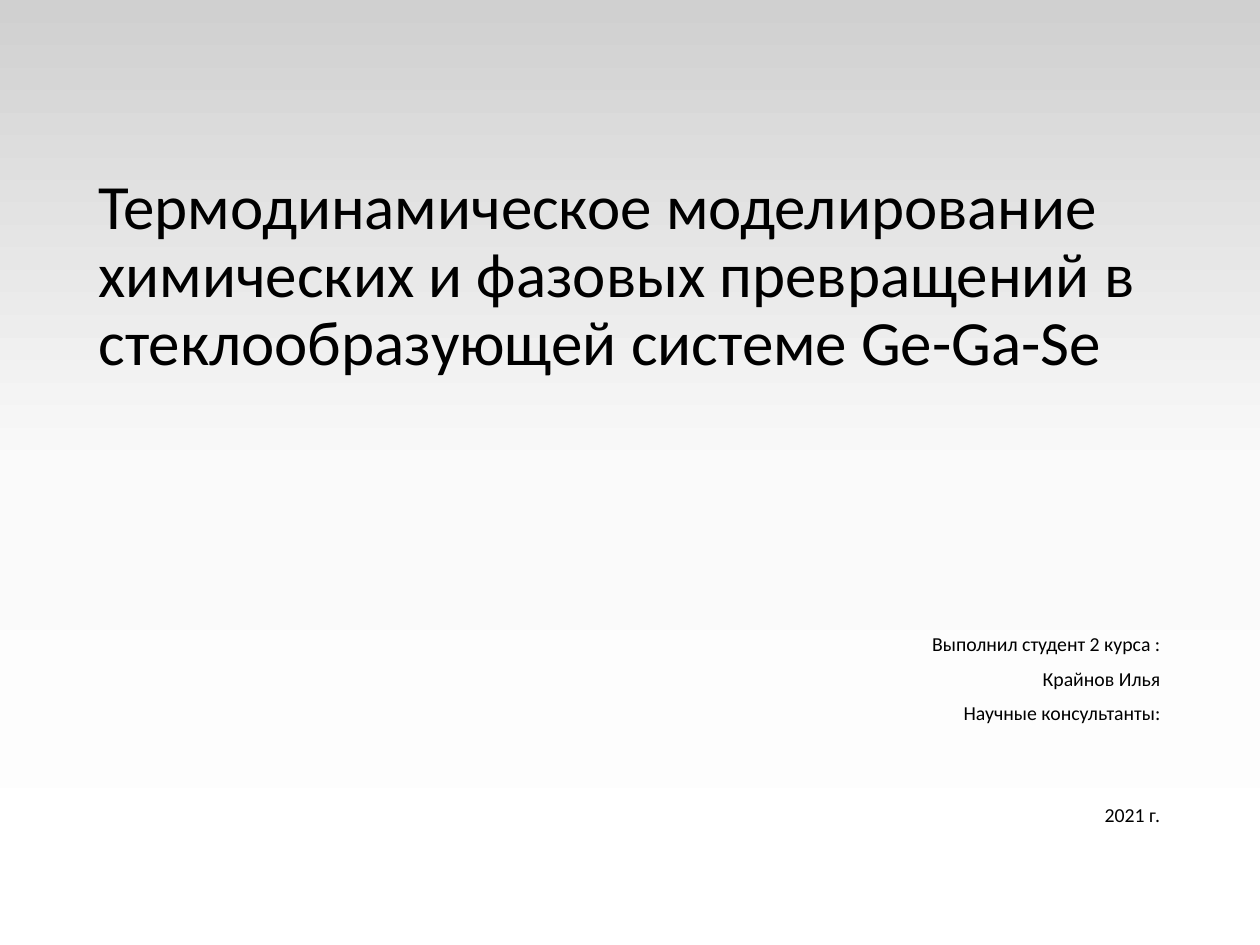
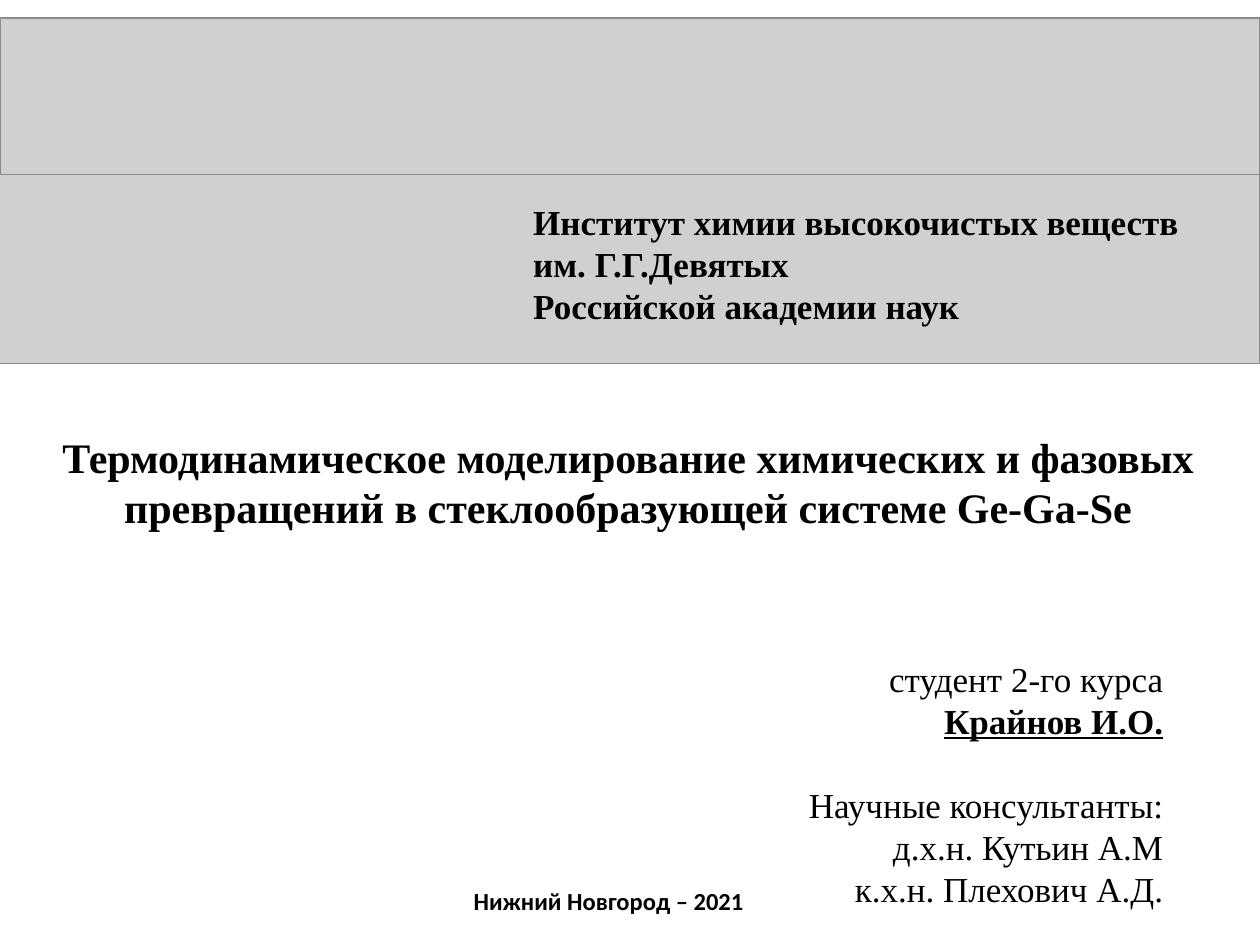
Before and after one commit to EnglishBeach/glass, a slide deck: slide 1 of Презентация.pptx. Drawn at 1260x945 pixels with LibreOffice and Linux fonts; fonts in the diff are those of the drawing; grey boxes stand for pictures. Boxes give left, top, right and bottom in pixels: in the first picture for what was removed or moved away, otherwise in the second. Text is boxed around its words. In the diff, an @@ line names an element or a change of style, - is before the commit and + after.

```diff
--- a/Презентация.pptx
+++ b/Презентация.pptx
@@ background gradient #FFFFFF to #FBFBFB to #D1D1D1 to #FFFFFF @@
@@ picture added at (0,18,1260,194) @@
@@ picture added at (0,175,1260,364) @@
@@ text added at (533,212,1179,327), 20 pt, text #000000, bold @@
+Институт химии высокочистых веществ
+им. Г.Г.Девятых
+Российской академии наук
@@ text "Термодинамическое моделирование химических и фазовых ...": place and size @@
-text "Термодинамическое моделирование химических и фазовых ..." at (99,188,1134,376)
+text "Термодинамическое моделирование химических и фазовых ..." at (62,444,1194,532)
@@ text "Термодинамическое моделирование химических и фазовых ..." at (62,444,1194,532): size 36 to 24 pt, font Calibri to Times New Roman, bold on; alignment left to centre; line spacing 0.9 to 1; vertical alignment bottom to middle @@
@@ text removed at (932,638,1160,822) @@
-Выполнил студент 2 курса :
-Крайнов Илья
-Научные консультанты:
-2021 г.
@@ text added at (809,668,1163,909), 20 pt, text #000000 @@
+студент 2-го курса
+Крайнов И.О.
+Научные консультанты:
+д.х.н. Кутьин А.М
+к.х.н. Плехович А.Д.
@@ text added at (474,893,744,914), 14 pt, text #000000, bold @@
+Нижний Новгород – 2021
```
Also in this commit, not shown: 6 other slides changed, 6 slides added, 5 slides removed, 10 other files.
